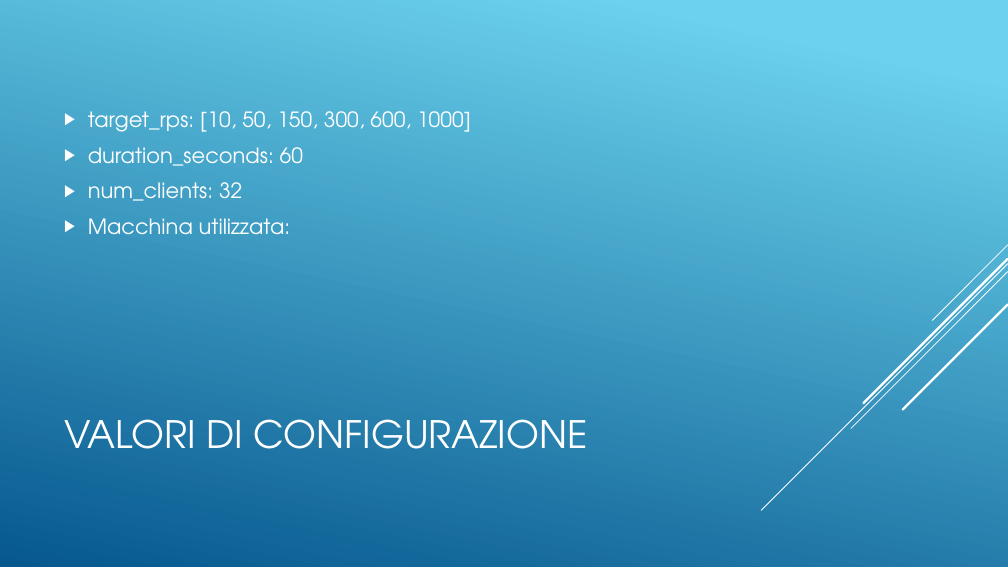
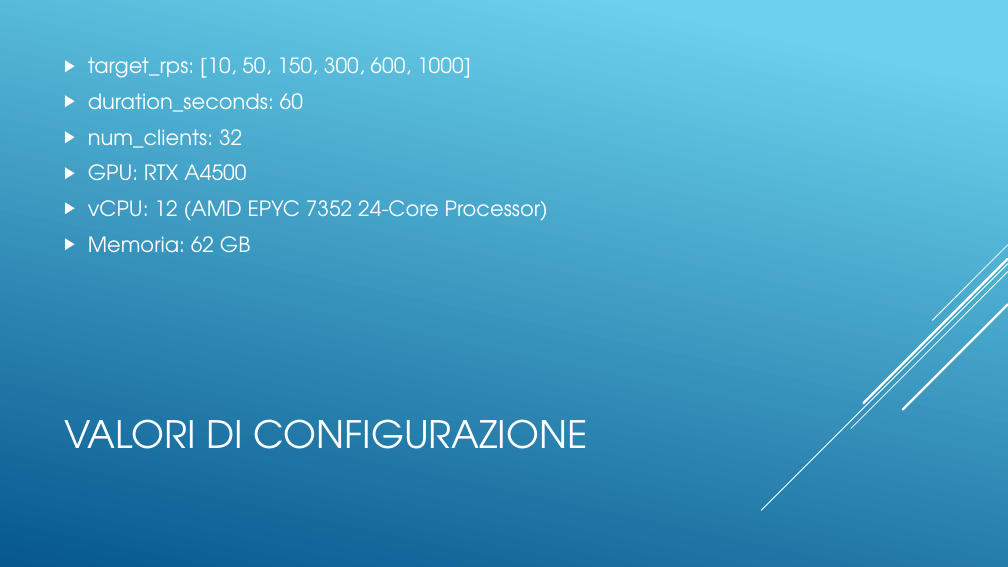
Before and after one commit to Bognanni/gsasrec-py-rust, a slide deck: slide 20 of Gsasrec.pptx. Drawn at 1008x567 pixels with LibreOffice and Linux fonts; fonts in the diff are those of the drawing. Boxes give left, top, right and bottom in pixels: in the first picture for what was removed or moved away, otherwise in the second. Text is boxed around its words. In the diff, an @@ line names an element or a change of style, - is before the commit and + after.

```diff
--- a/Gsasrec.pptx
+++ b/Gsasrec.pptx
@@ text at bbox=[88, 164, 548, 253]: text changed @@
-▶ Macchina utilizzata:
+▶ GPU: RTX A4500
+▶ vCPU: 12 (AMD EPYC 7352 24-Core Processor)
+▶ Memoria: 62 GB
```
Also in this commit, not shown: 2 slides added, 1 other file.
